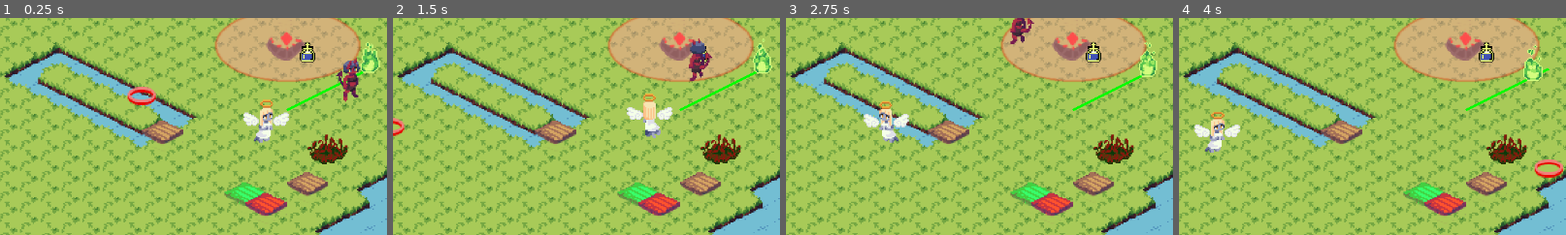
Above: before the commit, frames 1-4 (left to right).
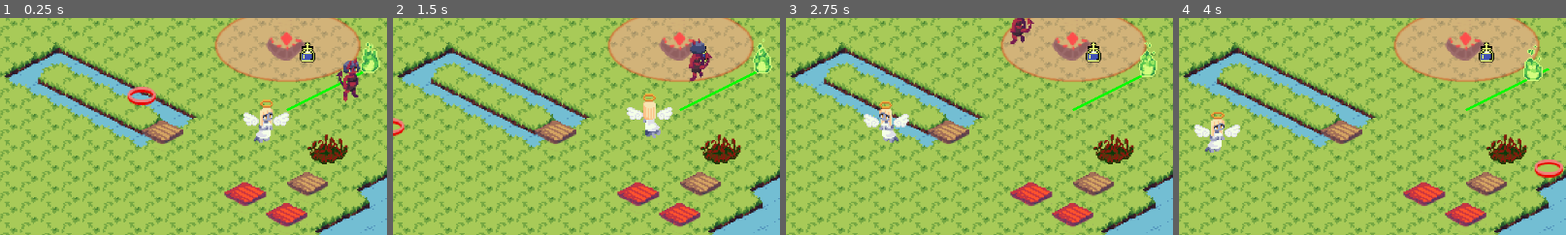
Above: after the commit, the same moments.

Repository: amdevcic/mashup-jam
Game: Godot game, scene res://Scenes/game.tscn
Two runs of this game, one before a commit and one after it. Both use one fixed random seed, a clock stepped at 60 frames per second and the inputs below.
Inputs (mouse positions are % of the whole screen's width and height, from its top left):
- Up to frame 1 (0.25 s): no input
- Up to frame 2 (1.5 s): tap Enter at 0.5 s; move the mouse to (72, 45) at 0.52 s; tap E at 0.6, 1.35 s; click (72, 45) at 0.67 s; tap Space at 0.77 s; move the mouse to (30, 55) at 1.27 s; click (30, 55) at 1.42 s
- Up to frame 3 (2.75 s): tap Space at 1.52 s; move the mouse to (60, 28) at 2.02 s; tap Shift at 2.1 s; click (60, 28) at 2.17 s; tap E at 2.3 s
- Up to frame 4 (4 s): move the mouse to (45, 70) at 2.77 s; tap E at 2.85, 3.6 s; click (45, 70) at 2.92 s; tap Space at 3.02, 3.77 s; move the mouse to (80, 65) at 3.52 s; click (80, 65) at 3.67 s
The pictures show only the part of the screen within x 32-81%, y 30-80%; the shares and areas given below are measured in that part.

The runs differ from the first frame. In frame 1, 2.0% of the frame differs, in the area x 57-80%, y 75-97%; in frame 2, 2.0%; in frame 3, 2.0%; in frame 4, 2.0%.

Commit message:
finish tile swapping

Diff:
--- a/Resources/tileset.tres
+++ b/Resources/tileset.tres
@@ -8,7 +8,6 @@
 [ext_resource type="PackedScene" uid="uid://f7ndvu8reu0n" path="res://Scenes/thorns.tscn" id="5_5285y"]
 [ext_resource type="PackedScene" uid="uid://cui0o37gf3ub8" path="res://Scenes/flowers.tscn" id="6_x5grj"]
 [ext_resource type="PackedScene" uid="uid://c3lldonjrbumd" path="res://Scenes/blessedTile.tscn" id="7_b52xs"]
-[ext_resource type="PackedScene" uid="uid://gk3pl2qn81yy" path="res://Scenes/cursedTile.tscn" id="8_fcca3"]
 
 [sub_resource type="TileSetScenesCollectionSource" id="TileSetScenesCollectionSource_a1m5x"]
 scenes/0/scene = ExtResource("2_nx6xs")
@@ -18,7 +17,6 @@
 scenes/4/scene = ExtResource("5_5285y")
 scenes/5/scene = ExtResource("6_x5grj")
 scenes/6/scene = ExtResource("7_b52xs")
-scenes/7/scene = ExtResource("8_fcca3")
 
 [sub_resource type="NavigationPolygon" id="NavigationPolygon_xlfjv"]
 vertices = PackedVector2Array(16, 0, 0, 8, -16, 0, 0, -8)
--- a/Scenes/blessedTile.tscn
+++ b/Scenes/blessedTile.tscn
@@ -1,10 +1,14 @@
-[gd_scene load_steps=3 format=3 uid="uid://c3lldonjrbumd"]
+[gd_scene load_steps=4 format=3 uid="uid://c3lldonjrbumd"]
 
 [ext_resource type="Texture2D" uid="uid://c0nvb3hta7xbd" path="res://Assets/Sprites/blessedtile.png" id="1_8s80n"]
-[ext_resource type="Script" path="res://Scenes/blessed_tile.gd" id="1_kpxga"]
+[ext_resource type="Script" path="res://Scripts/blessed_tile.gd" id="1_kpxga"]
+[ext_resource type="Texture2D" uid="uid://b3ktjmdoegc57" path="res://Assets/Sprites/cursedtile.png" id="3_0hyn0"]
 
 [node name="BlessedTile" type="Node2D"]
 script = ExtResource("1_kpxga")
 
-[node name="Sprite2D" type="Sprite2D" parent="."]
+[node name="BlessedSprite" type="Sprite2D" parent="."]
 texture = ExtResource("1_8s80n")
+
+[node name="CursedSprite" type="Sprite2D" parent="."]
+texture = ExtResource("3_0hyn0")
--- a/Scenes/blessed_tile.gd
+++ /dev/null
@@ -1,30 +0,0 @@
-extends Node2D
-
-@onready var parentNode = get_node("../../..") #should be "Game"
-
-var ground: TileMapLayer
-var obstacles: TileMapLayer
-
-var angel
-var demon
-var soul
-
-var posOnGrid
-
-func _ready() -> void:
-	ground = MapManager.groundMap
-	obstacles = MapManager.obstaclesMap
-
-	angel = parentNode.find_child("Angel")
-	demon = parentNode.find_child("Demon")
-	soul = parentNode.find_child("Soul")
-
-	posOnGrid = ground.local_to_map(global_position)
-
-func _input(event):
-	if event is InputEventKey and event.keycode == KEY_E and event.pressed and angel.isActive:
-		var angelPos = ground.local_to_map(angel.global_position)
-		if obstacles.get_cell_alternative_tile(angelPos) == 6: #on blessed tile
-			obstacles.erase_cell(angelPos)
-			obstacles.set_cell(angelPos, 0, Vector2i(0, 0), 7) #change to cursed tile
-			Signals.emit_signal('blessToCurse', posOnGrid)
--- a/Scenes/cursedTile.tscn
+++ b/Scenes/cursedTile.tscn
@@ -1,7 +1,7 @@
 [gd_scene load_steps=3 format=3 uid="uid://gk3pl2qn81yy"]
 
 [ext_resource type="Texture2D" uid="uid://b3ktjmdoegc57" path="res://Assets/Sprites/cursedtile.png" id="1_1lxqk"]
-[ext_resource type="Script" path="res://Scenes/cursed_tile.gd" id="1_6mr6g"]
+[ext_resource type="Script" path="res://Scripts/cursed_tile.gd" id="1_6mr6g"]
 
 [node name="CursedTile" type="Node2D"]
 script = ExtResource("1_6mr6g")
--- a/Scenes/level.tscn
+++ b/Scenes/level.tscn
@@ -20,7 +20,7 @@
 
 [node name="Obstacles" type="TileMapLayer" parent="." groups=["connections"]]
 y_sort_enabled = true
-tile_map_data = PackedByteArray("AAAHACAAAAAAAAAAAgABACcAAAAAAAAAAAAAACEAAAAAAAAAAAAHACEAAAAAAAAAAwADACYAAAAAAAAABAD//yYAAAAAAAAABgD//ycAAAAAAAAABwA=")
+tile_map_data = PackedByteArray("AAAHACAAAAAAAAAAAgABACcAAAAAAAAAAAAAACEAAAAAAAAAAAAHACEAAAAAAAAAAwADACYAAAAAAAAABAD//ygAAAAAAAAABgD//yYAAAAAAAAABgA=")
 tile_set = ExtResource("2_q0b0g")
 
 [node name="PositionIndicator" type="Sprite2D" parent="."]
--- /dev/null
+++ b/Scripts/blessed_tile.gd
@@ -0,0 +1,48 @@
+extends Node2D
+
+@onready var parentNode = get_node("../../..") #should be "Game"
+
+var ground: TileMapLayer
+var obstacles: TileMapLayer
+
+@onready var blessed_sprite: Sprite2D = $BlessedSprite
+@onready var cursed_sprite: Sprite2D = $CursedSprite
+
+var angel
+var demon
+var soul
+
+var posOnGrid
+
+func _ready() -> void:
+	ground = MapManager.groundMap
+	obstacles = MapManager.obstaclesMap
+
+	blessed_sprite.visible = false
+
+	angel = parentNode.find_child("Angel")
+	demon = parentNode.find_child("Demon")
+	soul = parentNode.find_child("Soul")
+
+	posOnGrid = ground.local_to_map(global_position)
+
+func _input(event):
+	if event is InputEventKey and event.keycode == KEY_E and event.pressed and angel.isActive:
+		var angelPos = ground.local_to_map(angel.global_position)
+		if posOnGrid == angelPos:
+			if blessed_sprite.visible: #currently blessed, change to cursed
+				blessed_sprite.visible = false
+				cursed_sprite.visible = true
+				Signals.emit_signal('blessToCurse', posOnGrid)
+				print('blessed, this should only appear once')
+
+			elif cursed_sprite.visible: #currently cursed, change to blessed
+				cursed_sprite.visible = false
+				blessed_sprite.visible = true
+				Signals.emit_signal('curseToBless', posOnGrid)
+				print('cursed, this should only appear once')
+
+func _physics_process(delta: float) -> void:
+	if cursed_sprite.visible: #currently cursed
+		if posOnGrid == ground.local_to_map(soul.global_position):
+			Signals.emit_signal("soulTouchedFire")
--- a/Scenes/cursed_tile.gd
+++ b/Scripts/cursed_tile.gd
@@ -28,7 +28,8 @@
 			obstacles.erase_cell(angelPos)
 			obstacles.set_cell(angelPos, 0, Vector2i(0, 0), 6) #change to blessed tile
 			Signals.emit_signal('curseToBless', posOnGrid)
+			print('cursed, this should only appear once')
 
-func _physics_process(delta: float) -> void:
-	if posOnGrid == ground.local_to_map(soul.global_position):
-		Signals.emit_signal("soulTouchedFire", posOnGrid)
+#func _physics_process(delta: float) -> void:
+	#if posOnGrid == ground.local_to_map(soul.global_position):
+		#Signals.emit_signal("soulTouchedFire", posOnGrid)
Not shown: 1 places in Resources/tileset.tres that only renumber resources
